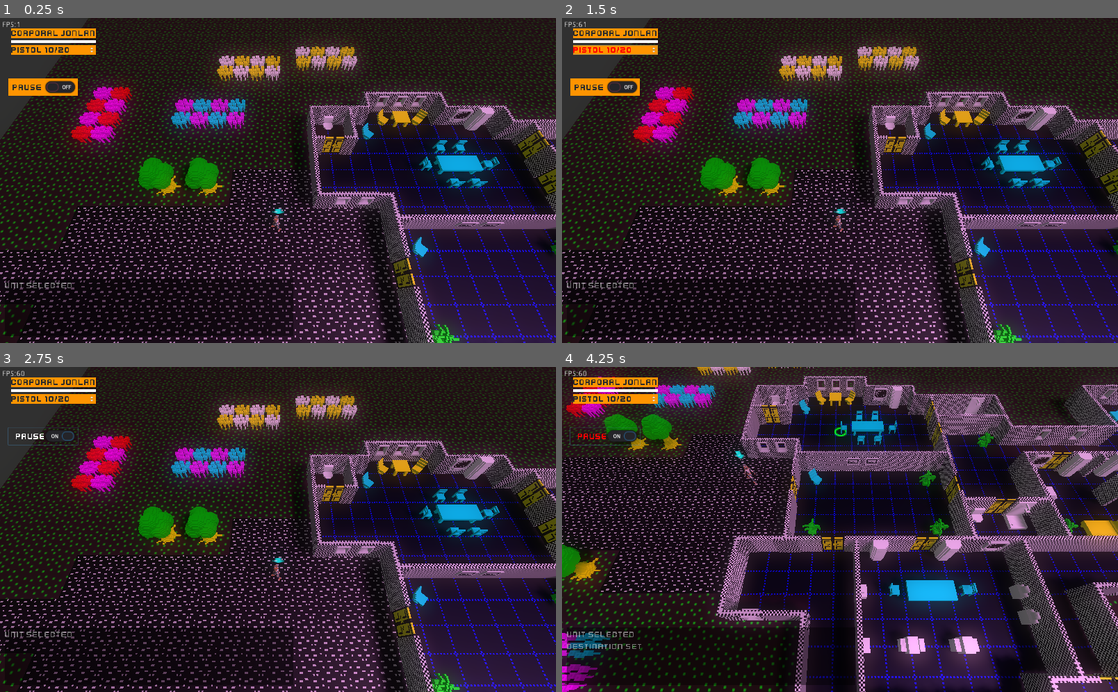
Above: before the commit, frames 1-4 (two rows, left to right).
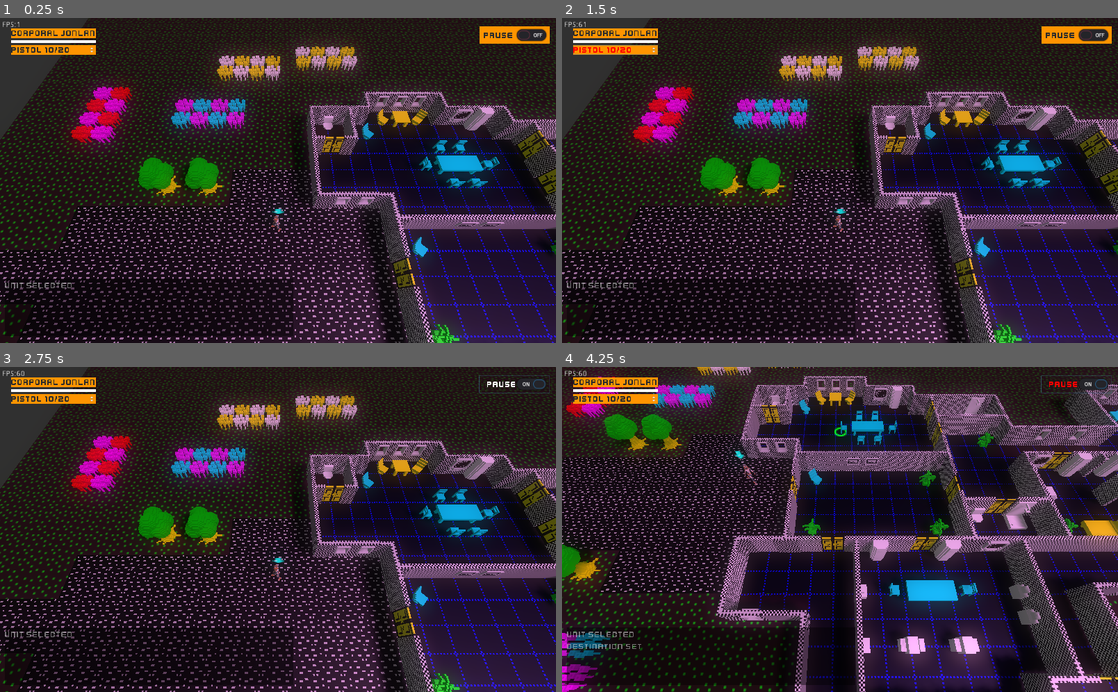
Above: after the commit, the same moments.

Repository: SteveSmith16384/LaserFodder
Game: Godot game, scene res://Main.tscn
The game is run twice, just before and just after one commit, with the same random seed, the same clock (stepped at 60 frames per second) and the same inputs.
Inputs (mouse positions are in pixels of both pictures, inside the frame that each line leads up to):
- Up to frame 1 (0.25 s): no input
- Up to frame 2 (1.5 s): click "Pistol 10/20" at 0.5 s; click "Corporal Jonlan" at 1.25 s
- Up to frame 3 (2.75 s): click "Pause" at 2 s
- Up to frame 4 (4.25 s): move the mouse to (962, 513) at 2.77 s; hold Right (ui_right) 2.78-3.53 s; tap G (grenade) at 2.85, 3.6 s; click (962, 513) at 2.92 s; move the mouse to (728, 545) at 3.52 s; hold Down (ui_down) from 3.53 s (still down)

The runs differ from the first frame. In frame 1, 1.1% of the frame differs, in the area x 1-99%, y 2-24%; in frame 2, 1.1%; in frame 3, 0.3%; in frame 4, 0.5%.

Commit message:
Swap between gun and grenade

Diff:
--- a/src/CarriedGrenade.tscn
+++ b/src/CarriedGrenade.tscn
@@ -1,8 +1,11 @@
-[gd_scene load_steps=2 format=2]
+[gd_scene load_steps=3 format=2]
 
 [ext_resource path="res://components/IsItem.tscn" type="PackedScene" id=1]
+[ext_resource path="res://components/IsGrenade.tscn" type="PackedScene" id=2]
 
 [node name="CarriedGrenade" type="Node"]
 
 [node name="IsItem" parent="." instance=ExtResource( 1 )]
 item_name = "Grenade"
+
+[node name="IsGrenade" parent="." instance=ExtResource( 2 )]
--- a/src/PlayerUnit.gd
+++ b/src/PlayerUnit.gd
@@ -3,7 +3,6 @@
 const carriedgrenade_class = preload("res://CarriedGrenade.tscn")
 const pistol_class = preload("res://CarriedPistol.tscn")
 const rocketlauncher_class = preload("res://CarriedRocketLauncher.tscn")
-const throwngrenade_class = preload("res://ThrownGrenade.tscn")
 
 signal health_changed
 signal equipment_changed2
@@ -61,25 +60,6 @@
 	pass
 
 
-
-func throw_grenade(dest:Vector3):
-	var offset:Vector3 = dest - self.global_translation
-	offset.y = 0
-	#offset = offset.normalized()
-	var force:Vector3 = offset * 1.4
-	force = force.limit_length(20)
-	force.y = 3
-
-	var g:RigidBody = throwngrenade_class.instance()
-	g.apply_central_impulse(force)
-	g.translation = self.global_translation + offset.normalized()
-	g.translation.y = 1
-	self.get_parent().add_child(g)
-
-	emit_signal("equipment_changed2")
-	pass
-
-
 func idle_anim():
 	$Rotator/Spacesuit.idle()
 	pass
--- a/src/UI/GameUI.tscn
+++ b/src/UI/GameUI.tscn
@@ -14,10 +14,10 @@
 margin_bottom = 59.0
 
 [node name="Commands" type="GridContainer" parent="."]
-margin_left = 15.0
-margin_top = 112.0
-margin_right = 55.0
-margin_bottom = 152.0
+margin_left = 883.0
+margin_top = 16.0
+margin_right = 1012.0
+margin_bottom = 56.0
 theme = ExtResource( 2 )
 
 [node name="CheckButton" type="CheckButton" parent="Commands"]
--- a/src/UI/UnitUIControl.gd
+++ b/src/UI/UnitUIControl.gd
@@ -67,10 +67,7 @@
 		return is_item.item_name
 
 
-func _on_CarriedItems_item_focused(index):
-	pass # Replace with function body.
-
-
 func _on_CarriedItems_item_selected(index):
-
+	var can_carry = player.get_node("CanCarry")
+	can_carry.current_item = can_carry.items[index]
 	pass
--- a/src/components/CanCarry.gd
+++ b/src/components/CanCarry.gd
@@ -9,3 +9,12 @@
 			return item
 
 	return null
+
+
+func use_up_current_item():
+	items.erase(current_item)
+	if items.size() > 0:
+		current_item = items[0]
+	else:
+		current_item = null
+	pass
--- a/src/components/CanShoot.gd
+++ b/src/components/CanShoot.gd
@@ -1,8 +1,11 @@
 extends Spatial
+
+const throwngrenade_class = preload("res://ThrownGrenade.tscn")
 
 var current_target : Spatial
 #var current_weapon # IsGun
 
+ # todo - move these to IsGun
 var time_until_next_shot:float = 0
 var time_until_target_check: float
 var num_left_in_burst: int = 3
@@ -17,41 +20,64 @@
 func use_item(current_weapon, target_point: Vector3): # Return whether to play shoot anim
 	get_parent().turn_to_face(target_point)
 
-	var is_gun = current_weapon.get_node("IsGun")
-	if is_gun.get_ammo() <= 0:
-		print("Out of ammo!")
-		return false
-	if time_until_next_shot > 0:
-		return false
+	var is_gun = current_weapon.find_node("IsGun")
+	if is_gun != null:
+		if is_gun.get_ammo() <= 0:
+			print("Out of ammo!")
+			return false
+		if time_until_next_shot > 0:
+			return false
 
-	is_gun.dec_ammo()
-	num_left_in_burst -= 1
-	if num_left_in_burst <= 0:
-		time_until_next_shot = is_gun.reload_time
-		$Audio_Reload.play()
-		num_left_in_burst = Globals.rnd.randi_range(3, 5)
-	else:
-		time_until_next_shot = Globals.rnd.randf_range(0.2, 0.3)
+		is_gun.dec_ammo()
+		num_left_in_burst -= 1
+		if num_left_in_burst <= 0:
+			time_until_next_shot = is_gun.reload_time
+			$Audio_Reload.play()
+			num_left_in_burst = Globals.rnd.randi_range(3, 5)
+		else:
+			time_until_next_shot = Globals.rnd.randf_range(0.2, 0.3)
 
-	if is_gun.shot_sfx != null:
-		$Audio_Shoot.stream = is_gun.shot_sfx
-		$Audio_Shoot.play()
+		if is_gun.shot_sfx != null:
+			$Audio_Shoot.stream = is_gun.shot_sfx
+			$Audio_Shoot.play()
 
-	var bullet:Spatial = is_gun.bullet_class.instance()# bullet_class.instance()
-	bullet.init(is_gun)
-	bullet.shooter = get_parent()
-	var origin = get_parent().get_node("Rotator/Muzzle").global_translation
-	#bullet.translation = get_parent().get_node("Muzzle").global_translation
-	target_point.y = origin.y
-	bullet.look_at_from_position(origin, target_point, Vector3.UP)
-	self.get_parent().get_parent().add_child(bullet)
+		var bullet:Spatial = is_gun.bullet_class.instance()# bullet_class.instance()
+		bullet.init(is_gun)
+		bullet.shooter = get_parent()
+		var origin = get_parent().get_node("Rotator/Muzzle").global_translation
+		#bullet.translation = get_parent().get_node("Muzzle").global_translation
+		target_point.y = origin.y
+		bullet.look_at_from_position(origin, target_point, Vector3.UP)
+		self.get_parent().get_parent().add_child(bullet)
 
-#	var tot_acc = accuracy * (is_gun.accuracy/100.0)
-#	var r = Globals.rnd.randi_range(1, 100)
-#	if r < tot_acc:
-#		var cbs = current_target.get_node("CanBeShot")
-#		cbs.dec_health(self.get_parent(), is_gun.damage)
-#	else:
-#		#print("Missed!")
-#		pass
-	return true
+	#	var tot_acc = accuracy * (is_gun.accuracy/100.0)
+	#	var r = Globals.rnd.randi_range(1, 100)
+	#	if r < tot_acc:
+	#		var cbs = current_target.get_node("CanBeShot")
+	#		cbs.dec_health(self.get_parent(), is_gun.damage)
+	#	else:
+	#		#print("Missed!")
+	#		pass
+		return true
+
+	# throw_grenade?
+	var is_gren = current_weapon.find_node("IsGrenade")
+	if is_gren != null:
+		var offset:Vector3 = target_point - get_parent().global_translation
+		offset.y = 0
+		#offset = offset.normalized()
+		var force:Vector3 = offset * 1.4
+		force = force.limit_length(20)
+		force.y = 3
+
+		var g:RigidBody = throwngrenade_class.instance()
+		g.apply_central_impulse(force)
+		g.translation = get_parent().global_translation + offset.normalized()
+		g.translation.y = 1
+		get_parent().get_parent().add_child(g)
+
+#		emit_signal("equipment_changed2")
+		var can_carry = get_parent().get_node("CanCarry")
+		can_carry.use_up_current_item()
+		return true
+	pass
--- /dev/null
+++ b/src/components/IsGrenade.tscn
@@ -0,0 +1,3 @@
+[gd_scene format=2]
+
+[node name="IsGrenade" type="Node"]
Not shown, added: docs/lf5.gif
